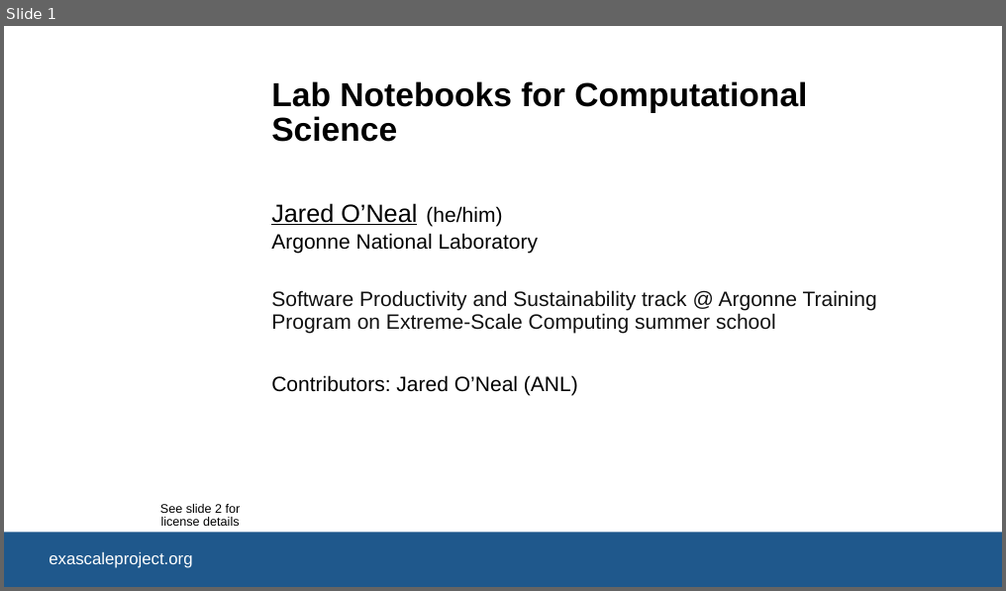
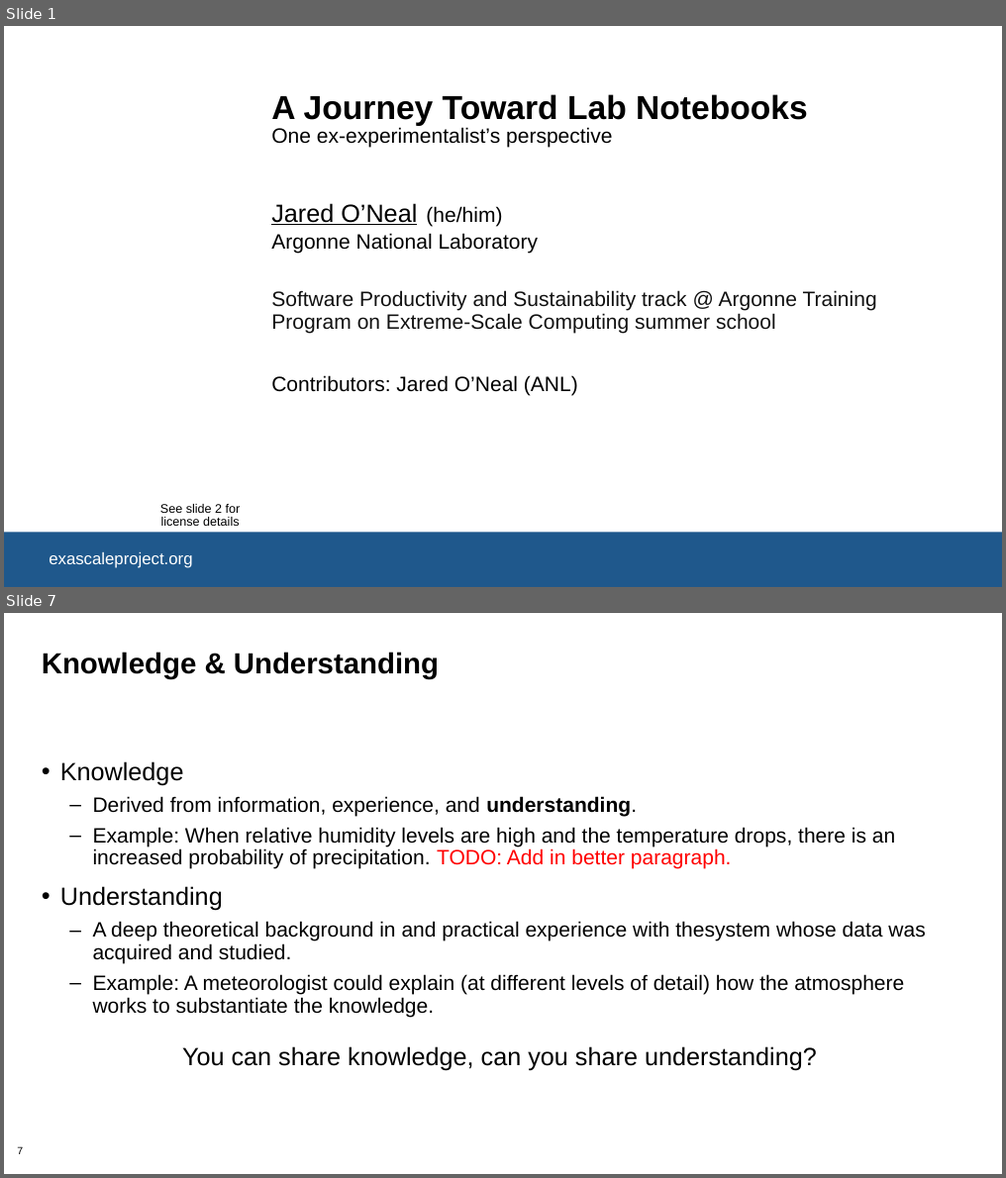
Before and after one commit to bssw-tutorial/presentations, a slide deck: lab-notebooks.pptx. Shown one above the other, each under a label of ours: slide 1 before the commit, slides 1 and 7 after it; the slides between them are not shown. The pictures are 1006x591 and 1006x1178 pixels, drawn with LibreOffice and Linux fonts; fonts in the diff are those of the drawing; background and template pictures are left out. Boxes give left, top, right and bottom in pixels: in the first picture for what was removed or moved away, otherwise in the second. Text is boxed around its words. In the diff, an @@ line names an element or a change of style, - is before the commit and + after.

```diff
--- a/lab-notebooks.pptx
+++ b/lab-notebooks.pptx
@@ slide 7 added at <box>4,613,1002,1174</box>, background #FFFFFF @@
@@ title added at <box>42,652,439,679</box>, 28 pt, text #000000, bold @@
+Knowledge & Understanding
@@ text added at <box>60,761,925,1017</box>, 20 pt, text #000000 @@
+• Knowledge
+  – Derived from information, experience, and understanding.
+  – Example: When relative humidity levels are high and the temperature drops, there is an increased probability of precipitation. TODO: Add in better paragraph.
+• Understanding
+  – A deep theoretical background in and practical experience with thesystem whose data was acquired and studied.
+  – Example: A meteorologist could explain (at different levels of detail) how the atmosphere works to substantiate the knowledge.
@@ text added at <box>182,1047,817,1071</box>, 24 pt, text #000000 @@
+You can share knowledge, can you share understanding?
@@ page number added at <box>17,1147,23,1155</box>, 10 pt, text #000000 @@
+7
@@ slide 1 changed as well @@
@@ title at <box>271,94,808,148</box>: text changed; size 32 to 20 pt; bold off @@
-Lab Notebooks for Computational Science
+A Journey Toward Lab Notebooks
+One ex-experimentalist’s perspective
```
Also in this commit, not shown: 19 other slides added, 1 other file.
